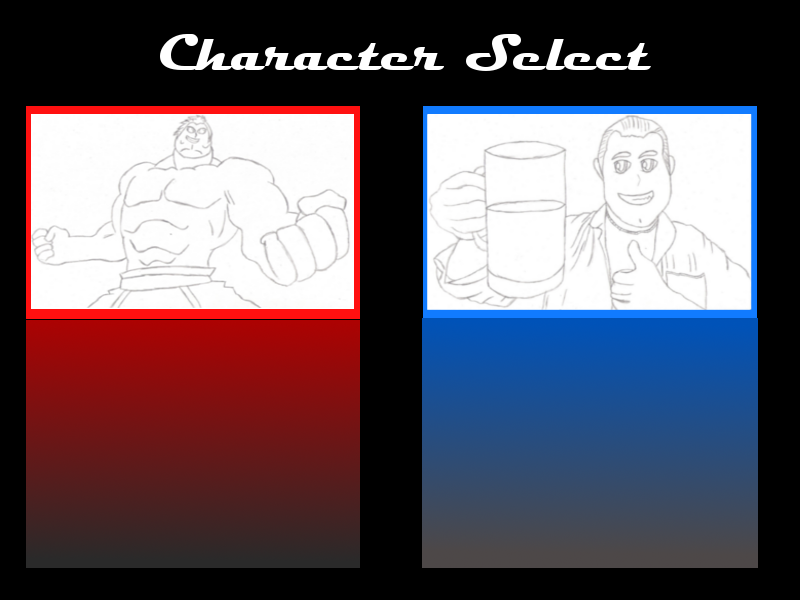
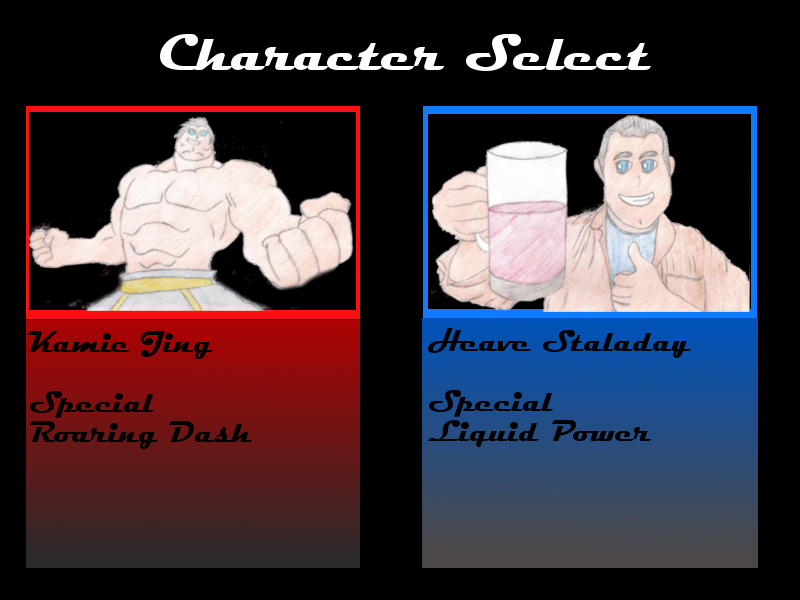
Layer changes from the first 800×600 image to the second:
removed layer "Pasted Layer" over box(427, 114, 752, 310)
added layer "Heave Staladay ..." above "Kamie Jing ..." over box(428, 328, 691, 447)
added layer "Kamie Jing ..." above "Background" over box(28, 331, 252, 449)
painted on "Background" over box(27, 112, 751, 312)
